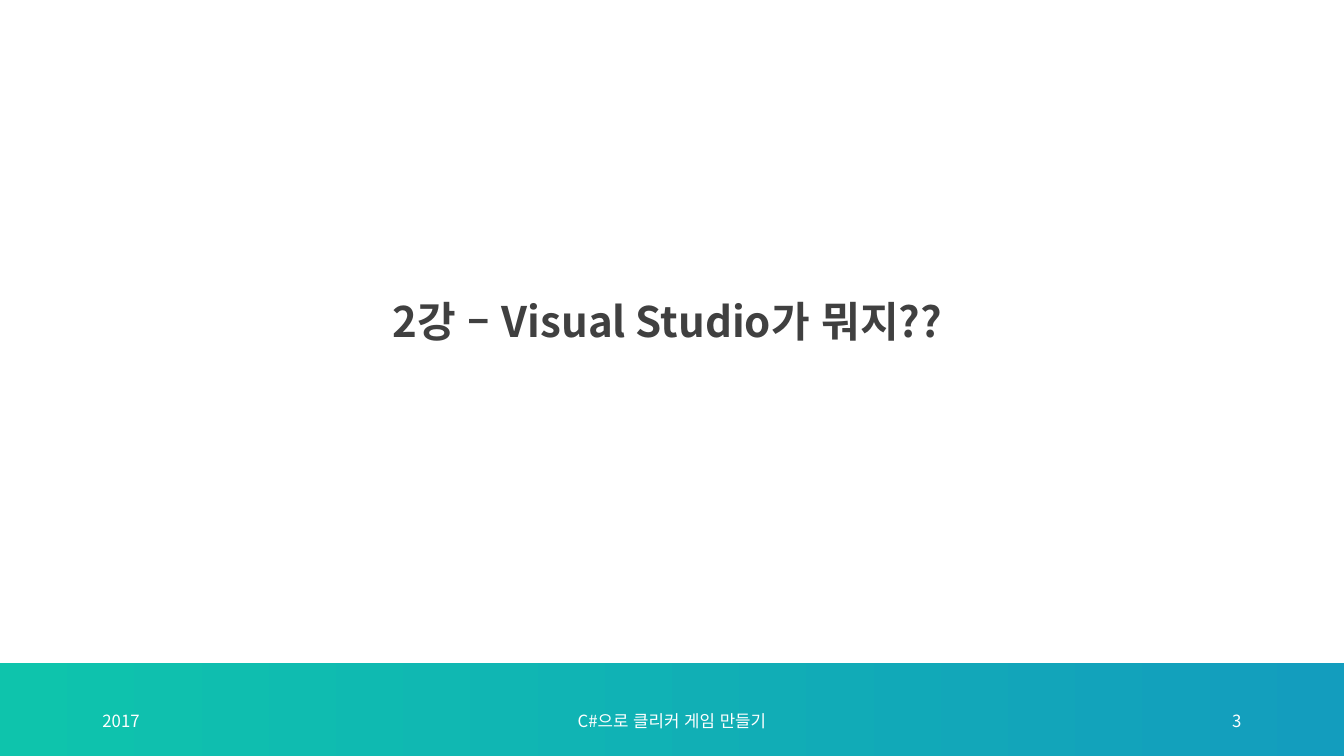
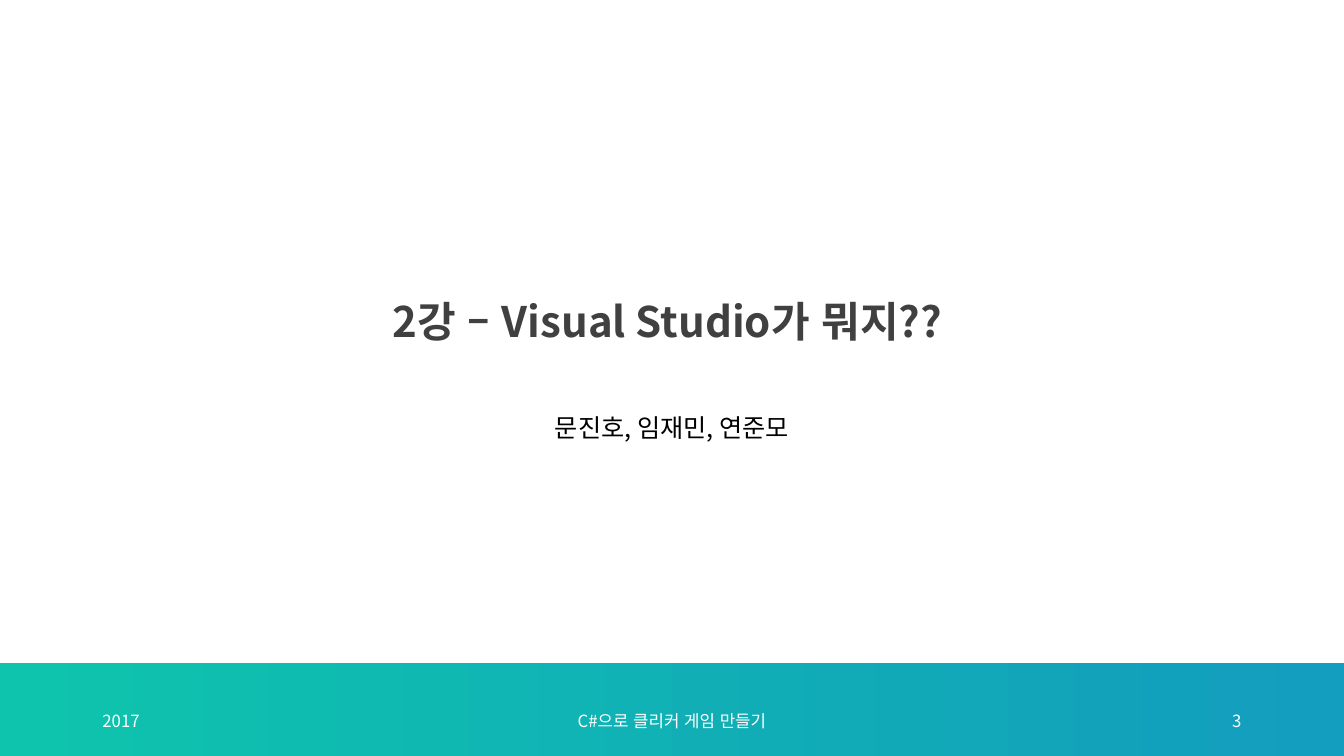
Before and after one commit to jaemin-im/SulivanPresentationRepo, a slide deck: slide 3 of PPT/2차시.pptx. Drawn at 1344x756 pixels with LibreOffice and Linux fonts; fonts in the diff are those of the drawing; background and template pictures are left out. Boxes give left, top, right and bottom in pixels: in the first picture for what was removed or moved away, otherwise in the second. Text is boxed around its words. In the diff, an @@ line names an element or a change of style, - is before the commit and + after.

Commit message:
add lecture2 PPT publisher

```diff
--- a/PPT/2차시.pptx
+++ b/PPT/2차시.pptx
@@ text added at (555,416,789,442), 18 pt, text #000000 @@
+문진호, 임재민, 연준모
```
